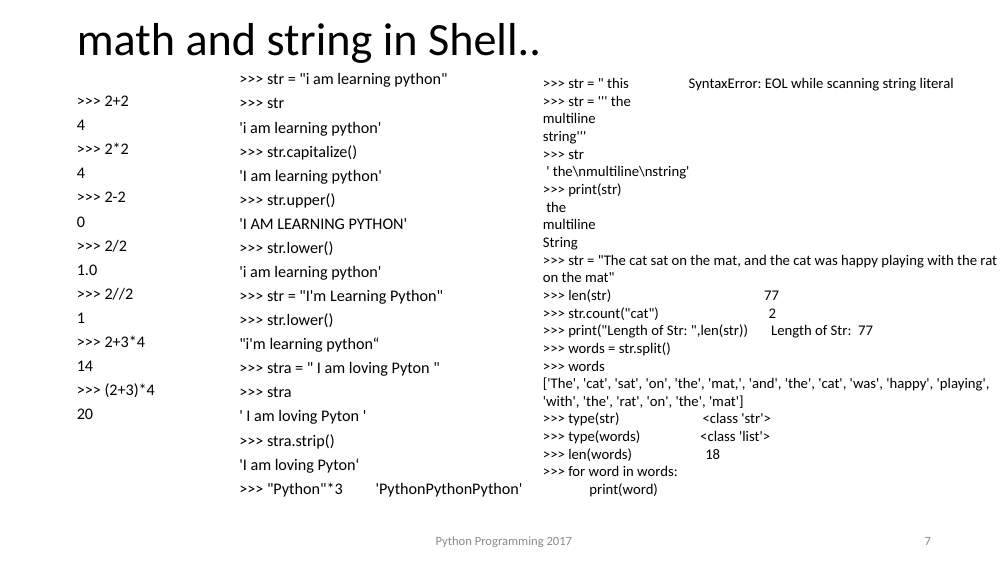
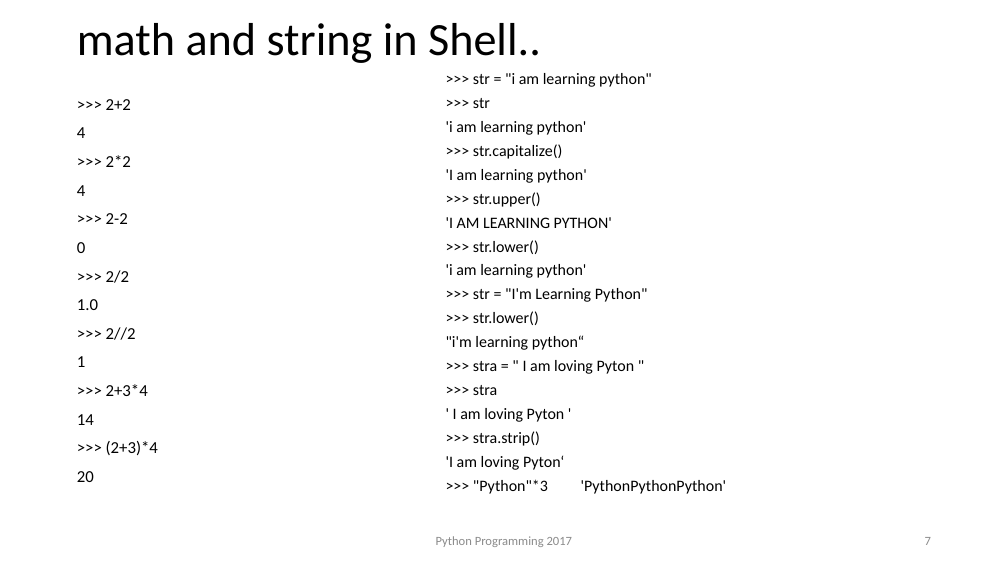
Before and after one commit to anishchapagain/AnishPython, a slide deck: slide 7 of python_notes.pptx. Drawn at 1008x567 pixels with LibreOffice and Linux fonts; fonts in the diff are those of the drawing; background and template pictures are left out. Boxes give left, top, right and bottom in pixels: in the first picture for what was removed or moved away, otherwise in the second. Text is boxed around its words. In the diff, an @@ line names an element or a change of style, - is before the commit and + after.

```diff
--- a/python_notes.pptx
+++ b/python_notes.pptx
@@ text ">>> str = "i am ...": place and size @@
-text ">>> str = "i am ..." at bbox=[239, 72, 523, 497]
+text ">>> str = "i am ..." at bbox=[446, 73, 727, 494]
@@ text ">>> str = "i am ..." at bbox=[446, 73, 727, 494]: size 15.4 to 15.2 pt @@
@@ text removed at bbox=[543, 77, 997, 497] @@
->>> str = " this SyntaxError: EOL while scanning string literal
->>> str = ''' the
-multiline
-string'''
->>> str
-' the\nmultiline\nstring'
->>> print(str)
-the
-multiline
-String
->>> str = "The cat sat on the mat, and the cat was happy playing with the rat on the mat"
->>> len(str) 77
->>> str.count("cat") 2
->>> print("Length of Str: ",len(str)) Length of Str: 77
->>> words = str.split()
->>> words
-['The', 'cat', 'sat', 'on', 'the', 'mat,', 'and', 'the', 'cat', 'was', 'happy', 'playing', 'with', 'the', 'rat', 'on', 'the', 'mat']
->>> type(str) <class 'str'>
->>> type(words) <class 'list'>
->>> len(words) 18
->>> for word in words:
-print(word)
@@ text ">>> 2+2" at bbox=[77, 99, 158, 455]: size 15.4 to 16 pt; line spacing 0.7 to 0.9 @@
```
Also in this commit, not shown: 8 other slides changed, 10 slides added, 1 slide removed.
